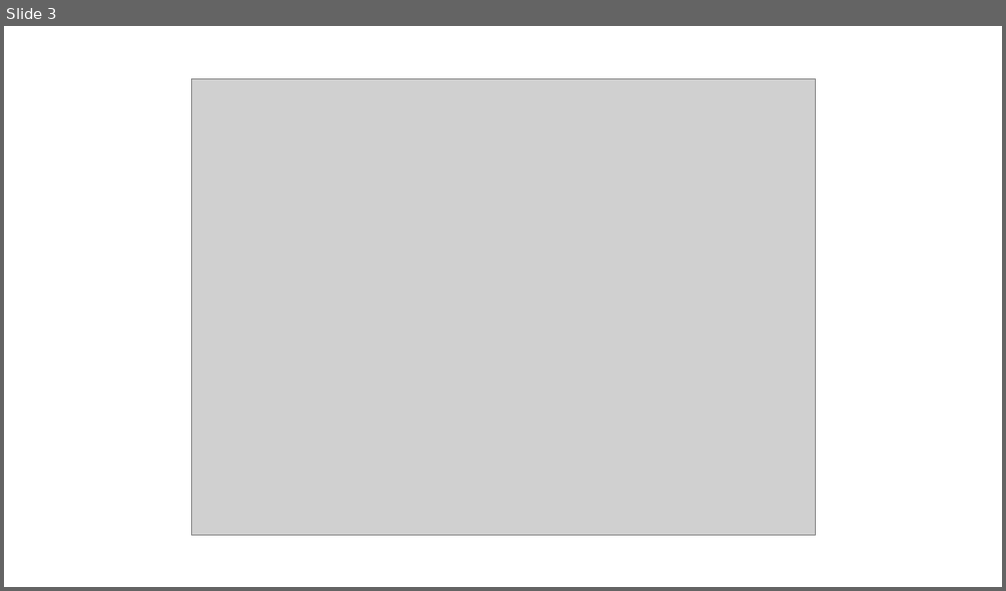
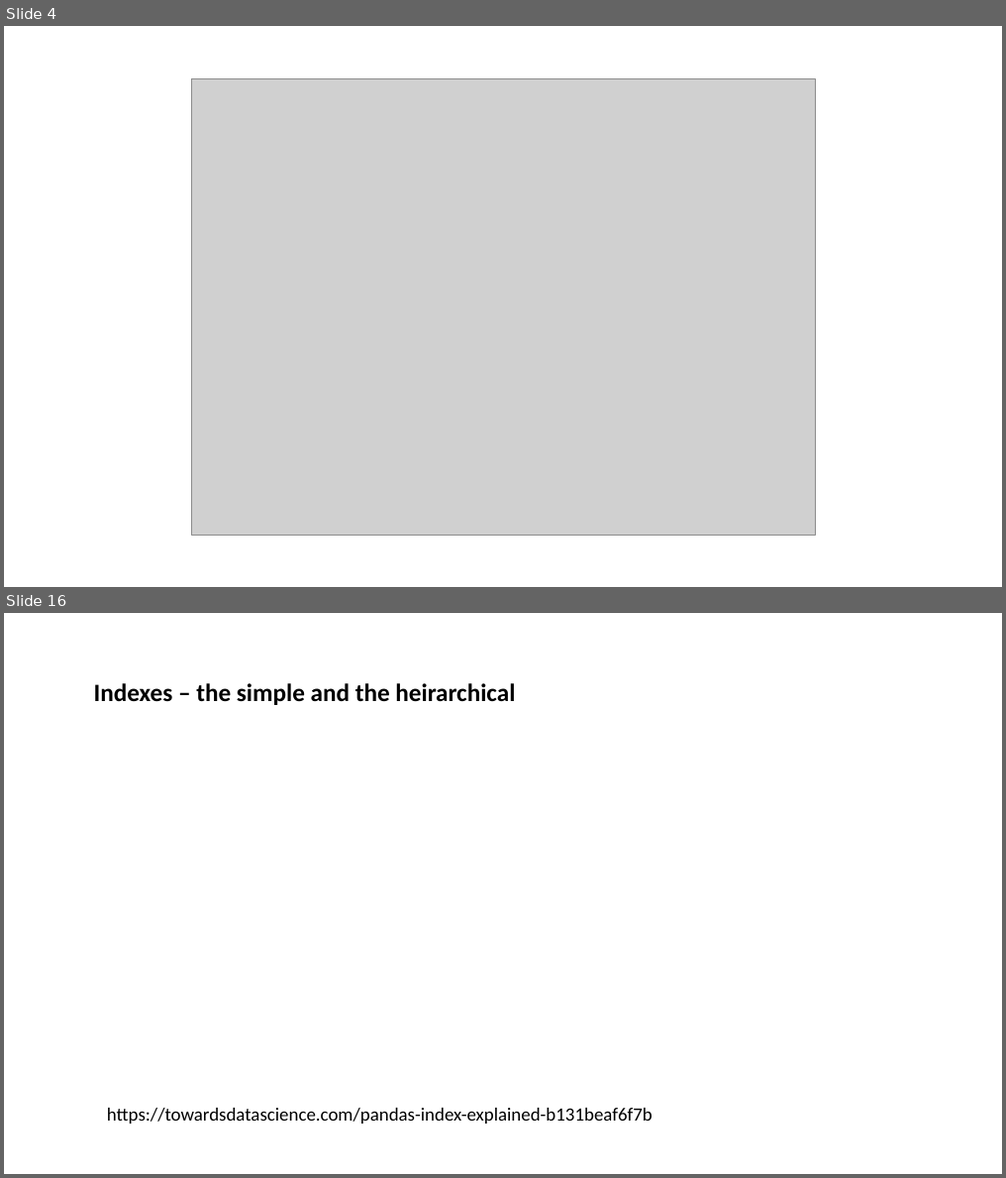
Before and after one commit to nicksavill/DEB_development, a slide deck: Week_5/Joining_merging.pptx. Shown one above the other, each under a label of ours: slide 3 before the commit, slides 4 and 16 after it; the slides between them are not shown. The pictures are 1006x591 and 1006x1178 pixels, drawn with LibreOffice and Linux fonts; fonts in the diff are those of the drawing; grey boxes stand for pictures. Boxes give left, top, right and bottom in pixels: in the first picture for what was removed or moved away, otherwise in the second. Text is boxed around its words. In the diff, an @@ line names an element or a change of style, - is before the commit and + after.

```diff
--- a/Week_5/Joining_merging.pptx
+++ b/Week_5/Joining_merging.pptx
@@ slide 16 added at bbox=[4, 613, 1002, 1174], background #FFFFFF @@
@@ text added at bbox=[94, 683, 515, 705], 24 pt, text #000000, bold @@
+Indexes – the simple and the heirarchical
@@ text added at bbox=[107, 1108, 652, 1124], 18 pt, text #000000 @@
+https://towardsdatascience.com/pandas-index-explained-b131beaf6f7b
@@ what was slide 3 is now slide 4 @@
```
Also in this commit, not shown: 4 slides changed, 9 other slides added, 1 slide removed, 18 other files.
